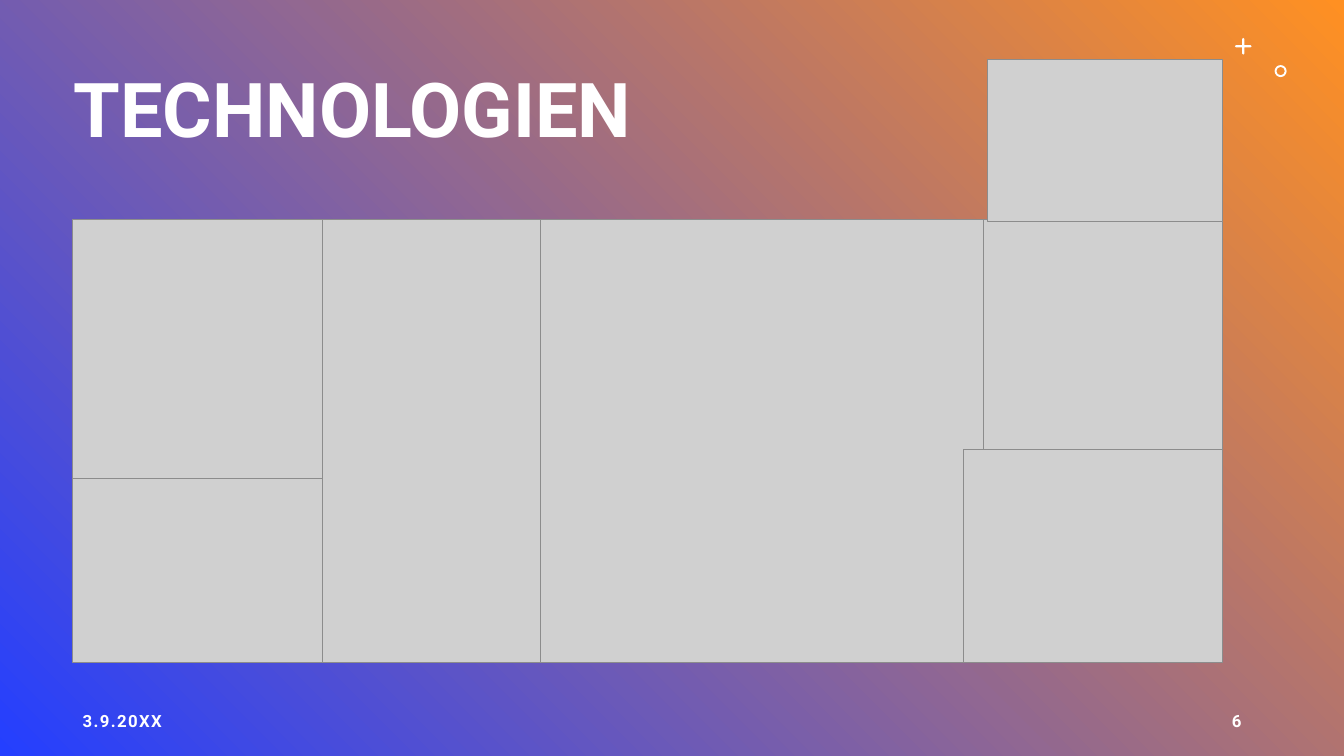
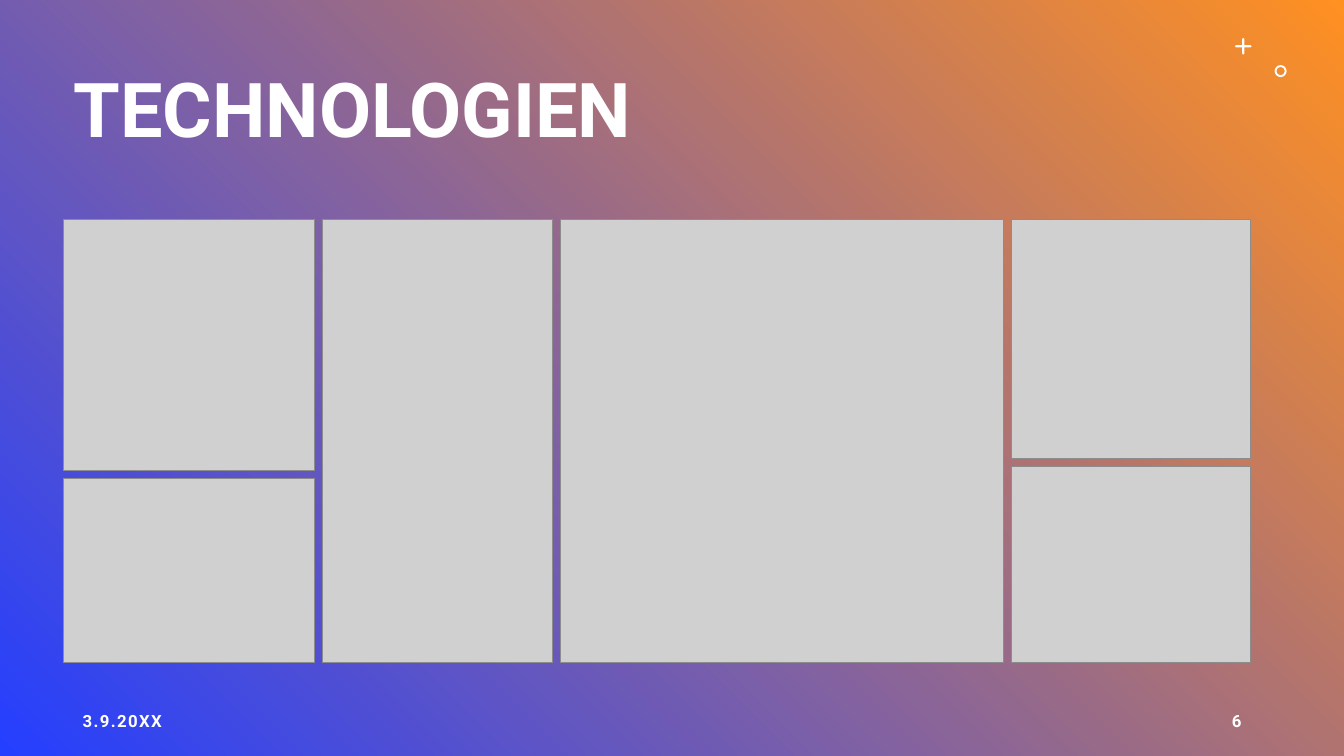
Before and after one commit to LegitesMax/multiflexlbkv, a slide deck: slide 6 of Präsentation/MultiFlex.pptx. Drawn at 1344x756 pixels with LibreOffice and Linux fonts; fonts in the diff are those of the drawing; grey boxes stand for pictures. Boxes give left, top, right and bottom in pixels: in the first picture for what was removed or moved away, otherwise in the second. Text is boxed around its words. In the diff, an @@ line names an element or a change of style, - is before the commit and + after.

```diff
--- a/Präsentation/MultiFlex.pptx
+++ b/Präsentation/MultiFlex.pptx
@@ picture removed at <box>988,59,1223,222</box> @@
@@ picture: place and size @@
-picture at <box>73,219,336,482</box>
+picture at <box>64,220,315,471</box>
@@ picture: place and size @@
-picture at <box>540,220,984,663</box>
+picture at <box>561,220,1004,663</box>
@@ picture: place and size @@
-picture at <box>984,219,1223,458</box>
+picture at <box>1012,220,1251,459</box>
@@ picture: place and size @@
-picture at <box>73,479,324,662</box>
+picture at <box>64,479,315,662</box>
@@ picture: place and size @@
-picture at <box>964,450,1223,662</box>
+picture at <box>1012,467,1251,662</box>
```
Also in this commit, not shown: 1 other slide changed, 8 other files.
